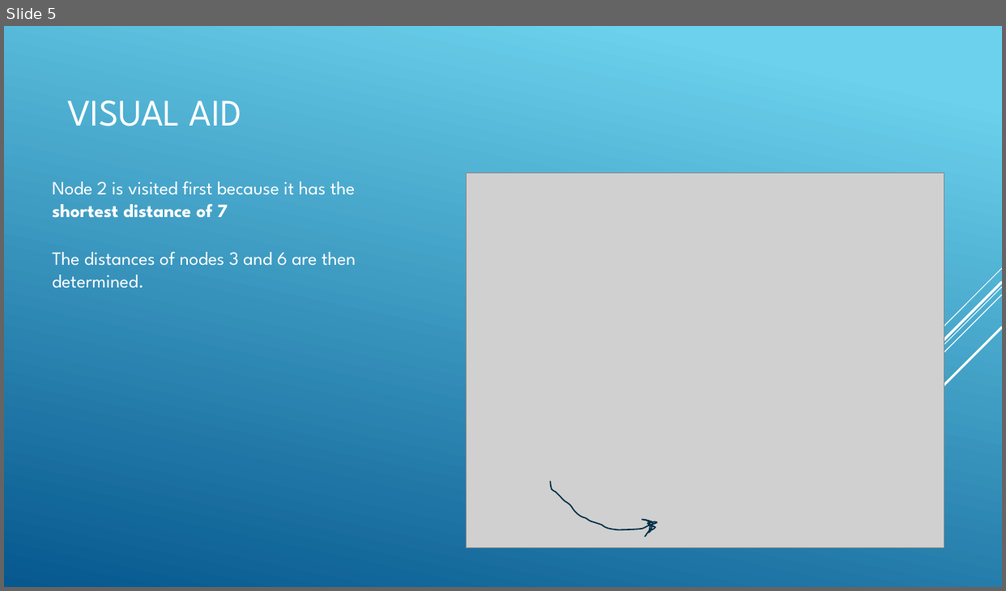
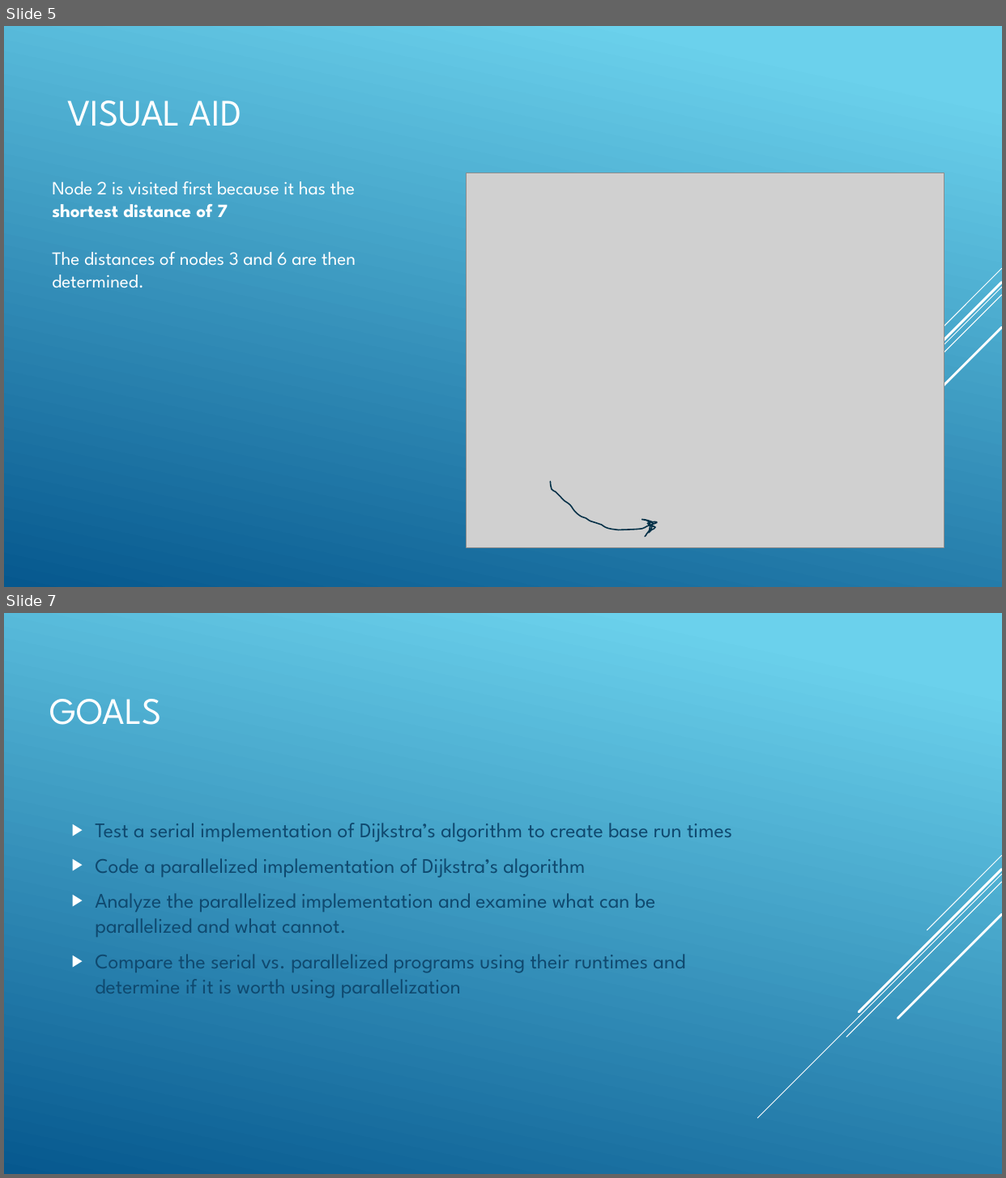
Before and after one commit to CAW0139/IT338Dijkstra-sProject, a slide deck: Parallelizing Dijkstra’s Algorithm.pptx. Shown one above the other, each under a label of ours: slide 5 before the commit, slides 5 and 7 after it; the slides between them are not shown. The pictures are 1006x591 and 1006x1178 pixels, drawn with LibreOffice and Linux fonts; fonts in the diff are those of the drawing; grey boxes stand for pictures. Boxes give left, top, right and bottom in pixels: in the first picture for what was removed or moved away, otherwise in the second. Text is boxed around its words. In the diff, an @@ line names an element or a change of style, - is before the commit and + after.

```diff
--- a/Parallelizing Dijkstra’s Algorithm.pptx
+++ b/Parallelizing Dijkstra’s Algorithm.pptx
@@ slide 7 added at (4, 613, 1002, 1174), background gradient #6ED2EB to #06588E; not listed: 5 template elements that a slide beside it also shows @@
@@ title added at (50, 699, 162, 725), 36 pt, text #FFFFFF @@
+GOALS
@@ text added at (95, 823, 732, 998), 20 pt, text #0F496F @@
+▶ Test a serial implementation of Dijkstra’s algorithm to create base run times
+▶ Code a parallelized implementation of Dijkstra’s algorithm
+▶ Analyze the parallelized implementation and examine what can be parallelized and what cannot.
+▶ Compare the serial vs. parallelized programs using their runtimes and determine if it is worth using parallelization
```
Also in this commit, not shown: 2 slides changed, 4 other slides added.
